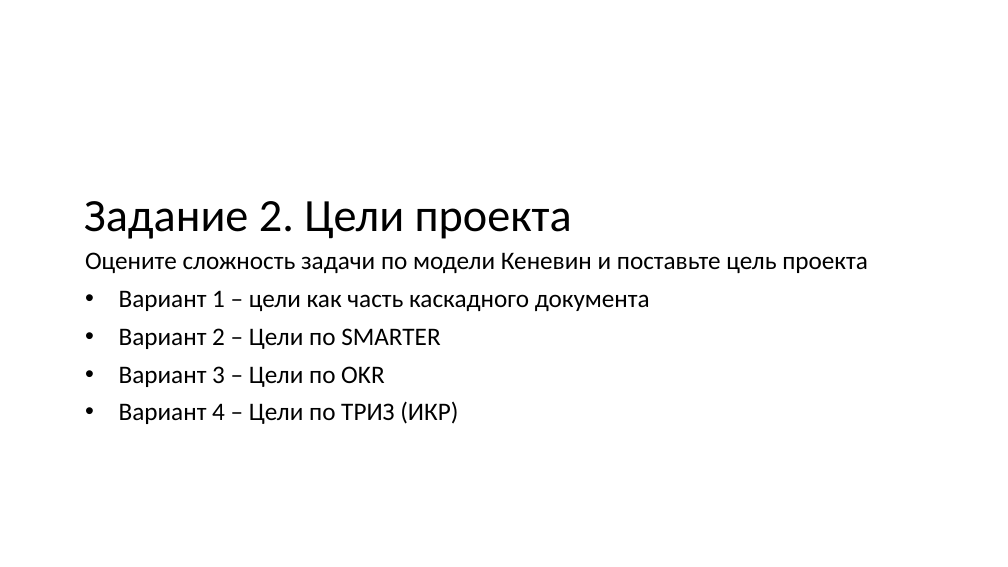
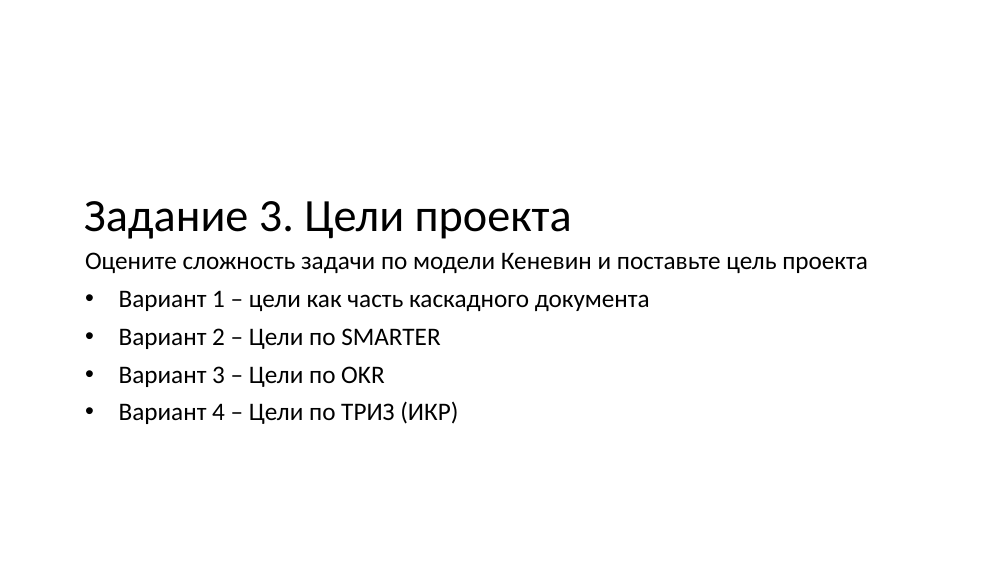
Before and after one commit to MVRonkin/MLSystemDesignCourse, a slide deck: slide 4 of 2024/Задание.pptx (slide 3 before the commit). Drawn at 1008x567 pixels with LibreOffice and Linux fonts; fonts in the diff are those of the drawing. Boxes give left, top, right and bottom in pixels: in the first picture for what was removed or moved away, otherwise in the second. Text is boxed around its words. In the diff, an @@ line names an element or a change of style, - is before the commit and + after.

```diff
--- a/2024/Задание.pptx
+++ b/2024/Задание.pptx
@@ title at (84,201,572,239): text changed @@
-Задание 2. Цели проекта
+Задание 3. Цели проекта
```
Also in this commit, not shown: 2 other slides changed, 1 slide added, 25 other files.
